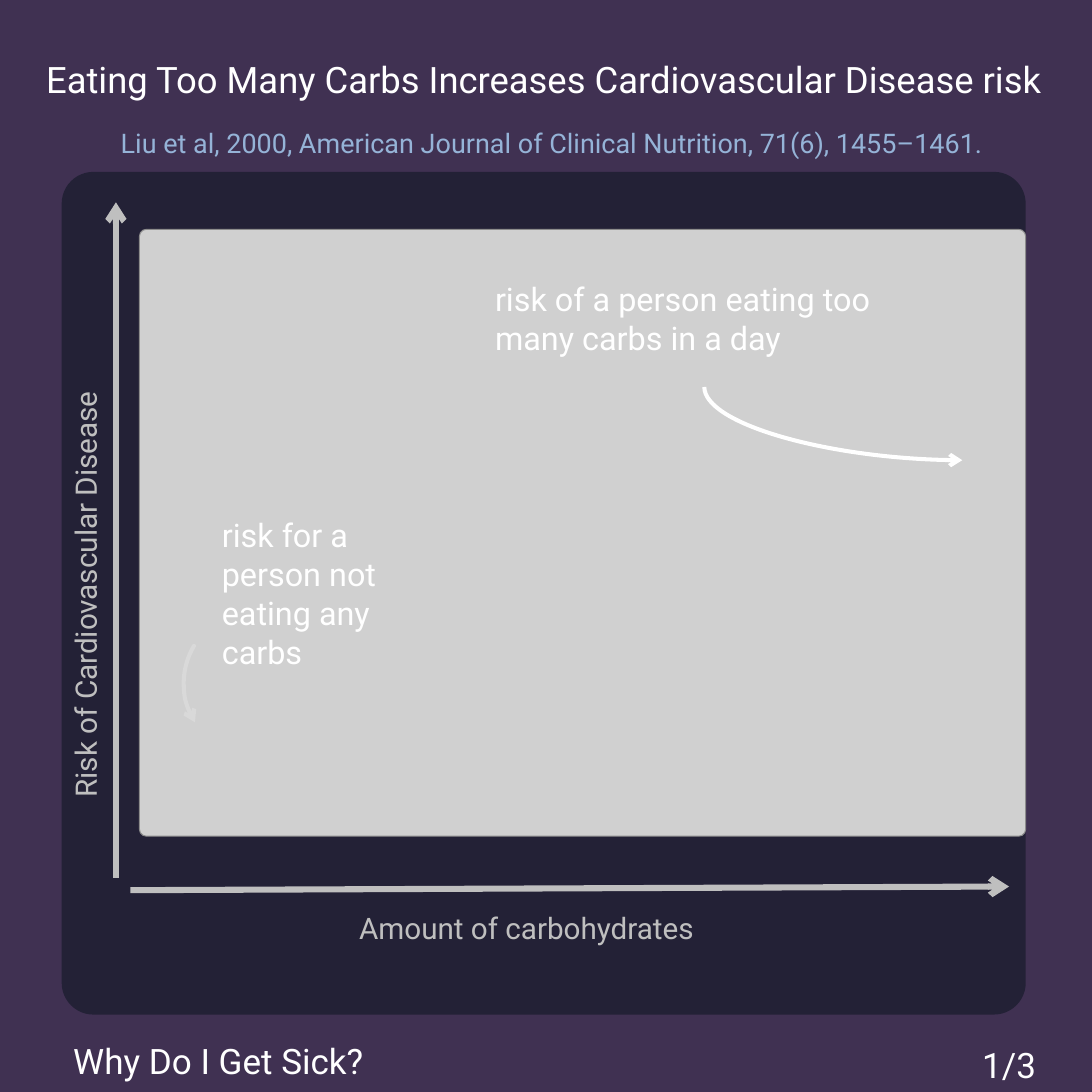
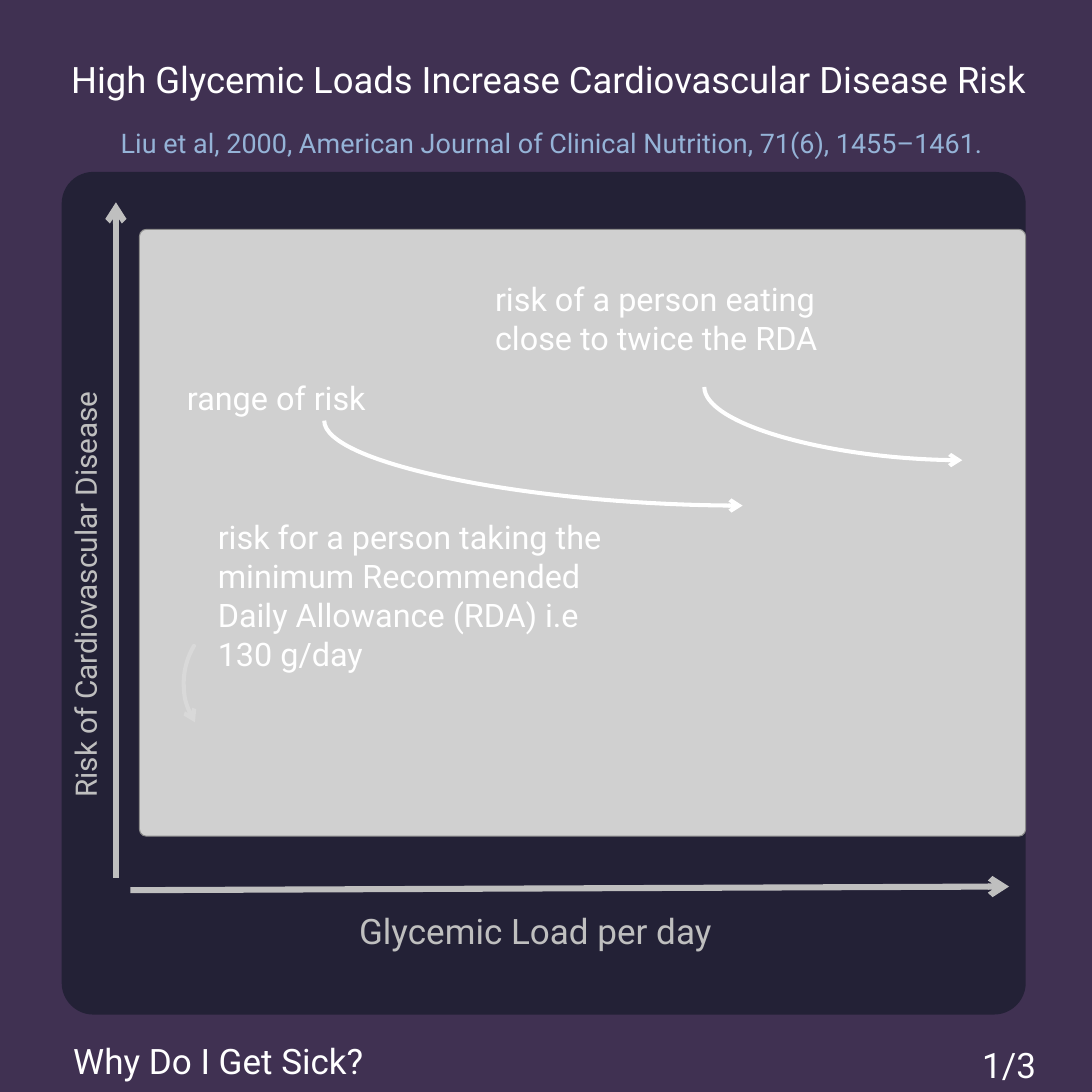
Before and after one commit to msimbao/counselsonlifestyle, a slide deck: slide 1 of posts/HighCarbIntake/slides.pptx. Drawn at 1092x1092 pixels with LibreOffice and Linux fonts; fonts in the diff are those of the drawing; grey boxes stand for pictures. Boxes give left, top, right and bottom in pixels: in the first picture for what was removed or moved away, otherwise in the second. Text is boxed around its words. In the diff, an @@ line names an element or a change of style, - is before the commit and + after.

```diff
--- a/posts/HighCarbIntake/slides.pptx
+++ b/posts/HighCarbIntake/slides.pptx
@@ text at (x1=71, y1=65, x2=1026, y2=101): text changed @@
-Eating Too Many Carbs Increases Cardiovascular Disease risk
+High Glycemic Loads Increase Cardiovascular Disease Risk
@@ text at (x1=495, y1=287, x2=817, y2=350): text changed @@
-risk of a person eating too many carbs in a day
+risk of a person eating close to twice the RDA
@@ text added at (x1=187, y1=386, x2=366, y2=416), 24 pt, text #FFFFFF @@
+range of risk
@@ curved arrow added from (324, 420) to (743, 506), #FFFFFF 3 pt @@
@@ text at (x1=218, y1=525, x2=602, y2=673): text changed @@
-risk for a person not eating any carbs
+risk for a person taking the minimum Recommended Daily Allowance (RDA) i.e 130 g/day
@@ text at (x1=359, y1=917, x2=711, y2=952): text changed; size 22 to 26 pt @@
-Amount of carbohydrates
+Glycemic Load per day
```
Also in this commit, not shown: 1 other slide changed, 1 slide added, 1 slide removed, 12 other files.
